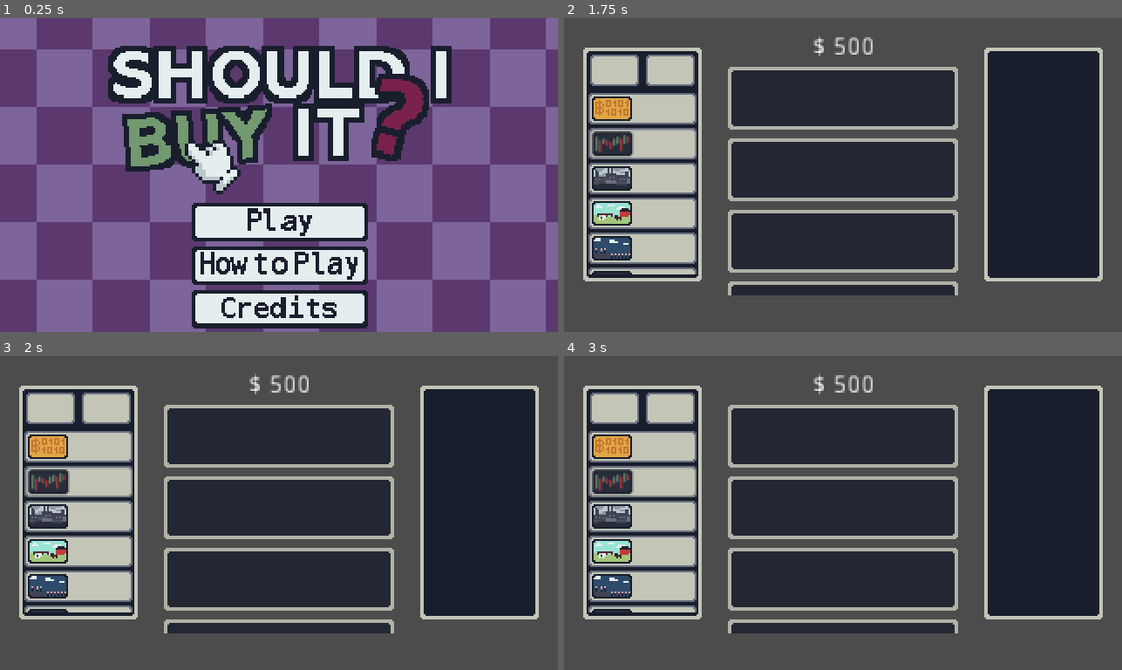
Above: before the commit, frames 1-4 (two rows, left to right).
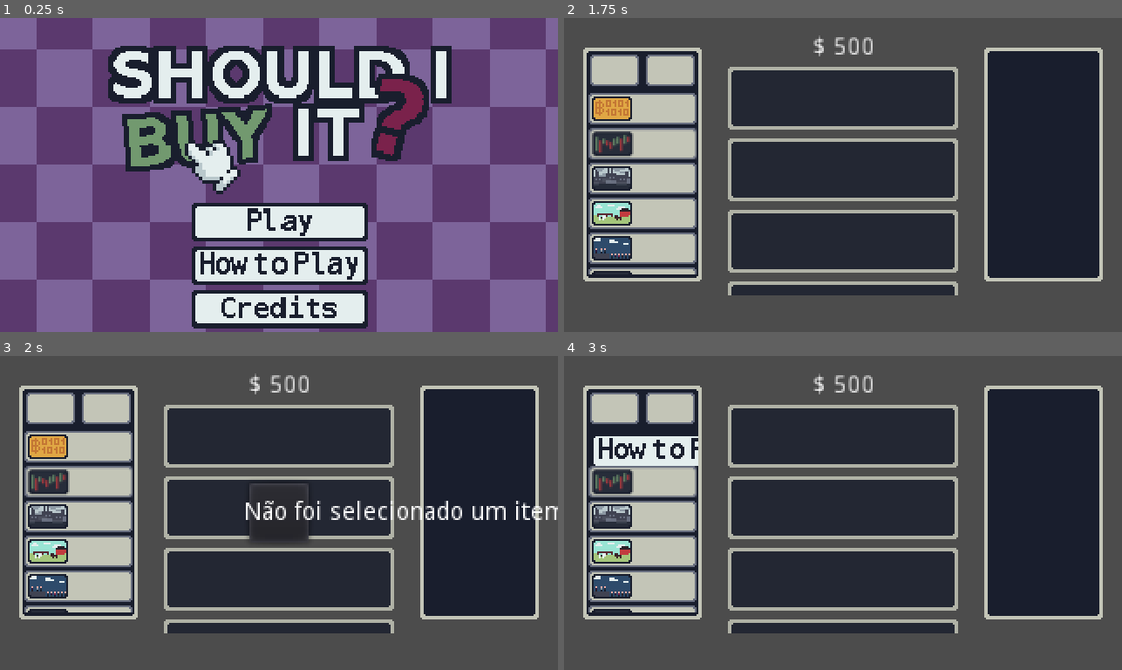
Above: after the commit, the same moments.

Repository: henriquecanella/LD49
Game: Godot game, scene res://scenes/menu_scene/Menu_scene.tscn
Same seed, same stepped clock (60 frames per second), same inputs: the game is played once before the commit and once after it. Sound files missing from this copy of the repository are replaced by a short silence.
Inputs (mouse positions are in pixels of both pictures, inside the frame that each line leads up to):
- Up to frame 1 (0.25 s): no input
- Up to frame 2 (1.75 s): click (843, 222) at 0.5 s; click (614, 71) at 1.25 s
- Up to frame 3 (2 s): no input
- Up to frame 4 (3 s): click (670, 409) at 2 s; click (642, 447) at 2.75 s

Frames 1-2 are identical in both runs. In frame 3, 1.6% of the frame differs, in the area x 44-100%, y 40-59%; in frame 4, 2.1%, in the area x 4-25%, y 23-35%.

Commit message:
Correção estrutura de venda dos itens

Diff:
--- /dev/null
+++ b/scenes/first_scene/DetailsDialog.gd
@@ -0,0 +1,10 @@
+extends PopupDialog
+
+signal updated(title, description)
+
+func open(title = "", description = ""):
+	find_node("Label").text = description
+	popup_centered()
+
+func _exit_tree():
+	hide()
--- /dev/null
+++ b/scenes/first_scene/DetailsDialog.tscn
@@ -0,0 +1,19 @@
+[gd_scene load_steps=2 format=2]
+
+[ext_resource path="res://scenes/first_scene/DetailsDialog.gd" type="Script" id=1]
+
+[node name="DetailsDialog" type="PopupDialog"]
+margin_right = 40.0
+margin_bottom = 40.0
+script = ExtResource( 1 )
+
+[node name="MarginContainer" type="MarginContainer" parent="."]
+margin_right = 40.0
+margin_bottom = 40.0
+size_flags_horizontal = 3
+size_flags_vertical = 3
+
+[node name="Label" type="Label" parent="MarginContainer"]
+margin_top = 13.0
+margin_right = 40.0
+margin_bottom = 27.0
--- a/scenes/first_scene/Main.tscn
+++ b/scenes/first_scene/Main.tscn
@@ -16,8 +16,10 @@
 [ext_resource path="res://assets/mini_bitcoin.png" type="Texture" id=14]
 [ext_resource path="res://assets/mini_programador.png" type="Texture" id=15]
 [ext_resource path="res://assets/mini_startup.png" type="Texture" id=16]
-
-[sub_resource type="GDScript" id=4]
+[ext_resource path="res://assets/howto.png" type="Texture" id=17]
+[ext_resource path="res://scenes/first_scene/DetailsDialog.tscn" type="PackedScene" id=18]
+
+[sub_resource type="GDScript" id=1]
 script/source = "extends Node2D
 
 var bank = 500
@@ -39,9 +41,11 @@
 func _on_buy_pressed():
 	$buy_item.play()
 	yield($buy_item, \"finished\")
-	if(select_bitcoin==1):
-		compute_compra(100,0)
+	if($MarginContainer/HBoxContainer/CenterContainer/itens/MarginContainer/VBoxContainer/ScrollContainer/VBoxContainer/bitcoin.pressed):
 		$MarginContainer/HBoxContainer/VBoxContainer/ScrollContainer/VBoxContainer/slot1.texture_normal = load(\"res://assets/bitcoin.png\")
+		compute_compra(1,1)
+	else:
+		$DetailsDialog.open('',\"Não foi selecionado um item para compra\")
 	pass
 
 
@@ -49,7 +53,7 @@
 	$sell_item.play()
 	yield($sell_item, \"finished\")
 	if(select_slot!=0):
-		compute_compra(100,1)
+		compute_compra(100,2)
 		$MarginContainer/HBoxContainer/VBoxContainer/ScrollContainer/VBoxContainer/slot1.texture_normal = load(\"res://assets/espaço_disponivel.png\")
 	pass # Replace with function body.
 
@@ -60,23 +64,60 @@
 	yield($new_news, \"finished\")
 	pass # Replace with function body.
 
-func compute_compra(valor, opcao):
-	match opcao:
-		0:
-			bank-=valor
-			update_money()
+func compute_compra(tipo, operacao):
+	match operacao:
 		1:
-			bank+=valor
-			update_money()
+			match tipo:
+				1:
+					bank-=100
+					update_money()
+				2:
+					bank-=100
+					update_money()
+				3:
+					bank-=100
+					update_money()
+				4:
+					bank-=100
+					update_money()
+				5:
+					bank-=100
+					update_money()
+				6:
+					bank-=100
+					update_money()
+				7:
+					bank-=100
+					update_money()
+
+		2:
+			match tipo:
+				1:
+					bank+=100
+					update_money()
+				2:
+					bank+=100
+					update_money()
+				3:
+					bank+=100
+					update_money()
+				4:
+					bank+=100
+					update_money()
+				5:
+					bank+=100
+					update_money()
+				6:
+					bank+=100
+					update_money()
+				7:
+					bank+=100
+					update_money()
 	pass
 
 func _on_bitcoin_pressed():
 	$button_click.play()
 	yield($button_click , \"finished\")
-	if(select_bitcoin!=1):
-		select_bitcoin = 1
-	else:
-		select_bitcoin=0
 	pass # Replace with function body.
 
 
@@ -134,7 +175,7 @@
 
 [node name="Main" type="Node2D"]
 position = Vector2( 1.30472, 1.2048 )
-script = SubResource( 4 )
+script = SubResource( 1 )
 
 [node name="MarginContainer" type="MarginContainer" parent="."]
 anchor_right = 1.0
@@ -151,19 +192,19 @@
 
 [node name="HBoxContainer" type="HBoxContainer" parent="MarginContainer"]
 margin_top = 10.0
-margin_right = 342.0
+margin_right = 321.0
 margin_bottom = 159.0
 
 [node name="CenterContainer" type="CenterContainer" parent="MarginContainer/HBoxContainer"]
-margin_right = 101.0
+margin_right = 90.0
 margin_bottom = 149.0
 size_flags_horizontal = 3
 size_flags_vertical = 3
 
 [node name="itens" type="TextureRect" parent="MarginContainer/HBoxContainer/CenterContainer"]
-margin_left = 16.0
+margin_left = 11.0
 margin_top = 7.0
-margin_right = 84.0
+margin_right = 79.0
 margin_bottom = 141.0
 texture = ExtResource( 3 )
 
@@ -229,7 +270,7 @@
 toggle_mode = true
 action_mode = 0
 texture_normal = ExtResource( 14 )
-texture_pressed = ExtResource( 14 )
+texture_pressed = ExtResource( 17 )
 __meta__ = {
 "_edit_use_anchors_": false
 }
@@ -295,8 +336,8 @@
 }
 
 [node name="VBoxContainer" type="VBoxContainer" parent="MarginContainer/HBoxContainer"]
-margin_left = 105.0
-margin_right = 237.0
+margin_left = 94.0
+margin_right = 226.0
 margin_bottom = 149.0
 size_flags_horizontal = 3
 
@@ -372,16 +413,16 @@
 texture_normal = ExtResource( 9 )
 
 [node name="CenterContainer2" type="CenterContainer" parent="MarginContainer/HBoxContainer"]
-margin_left = 241.0
-margin_right = 342.0
+margin_left = 230.0
+margin_right = 321.0
 margin_bottom = 149.0
 size_flags_horizontal = 3
 size_flags_vertical = 3
 
 [node name="news" type="TextureRect" parent="MarginContainer/HBoxContainer/CenterContainer2"]
-margin_left = 16.0
+margin_left = 11.0
 margin_top = 7.0
-margin_right = 84.0
+margin_right = 79.0
 margin_bottom = 141.0
 texture = ExtResource( 3 )
 
@@ -408,6 +449,8 @@
 [node name="buy_item" type="AudioStreamPlayer" parent="."]
 stream = ExtResource( 6 )
 volume_db = -10.0
+
+[node name="DetailsDialog" parent="." instance=ExtResource( 18 )]
 
 [connection signal="pressed" from="MarginContainer/HBoxContainer/CenterContainer/itens/MarginContainer/VBoxContainer/MarginContainer/HBoxContainer/buy" to="." method="_on_buy_pressed"]
 [connection signal="pressed" from="MarginContainer/HBoxContainer/CenterContainer/itens/MarginContainer/VBoxContainer/MarginContainer/HBoxContainer/sell" to="." method="_on_sell_pressed"]
Not shown: 1 places in scenes/first_scene/Main.tscn that only renumber resources
